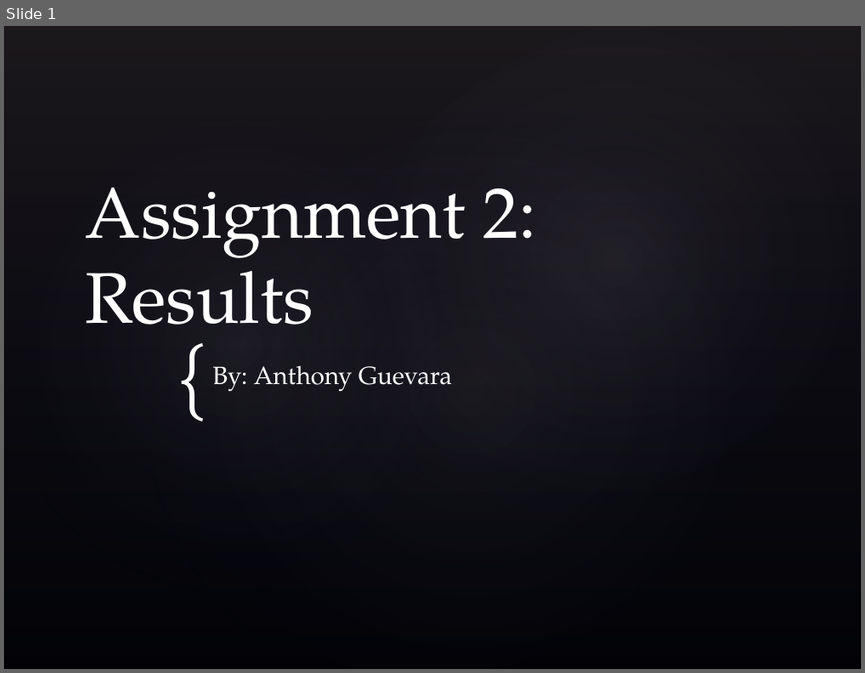
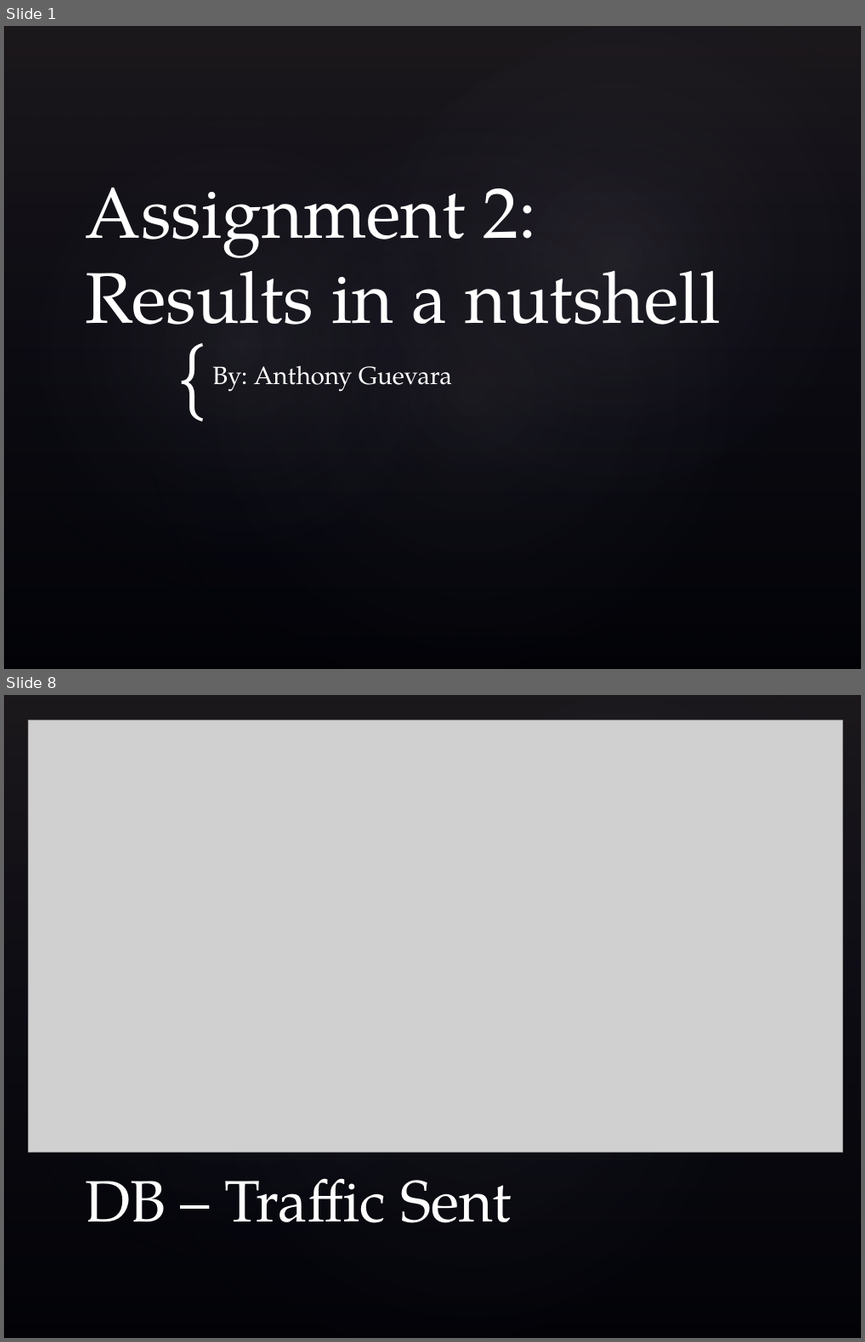
Before and after one commit to zuphu/GriffithUniversity_2014, a slide deck: Network Security/assignments/assignment2/presentation/Presentation.pptx. Shown one above the other, each under a label of ours: slide 1 before the commit, slides 1 and 8 after it; the slides between them are not shown. The pictures are 865x673 and 865x1342 pixels, drawn with LibreOffice and Linux fonts; fonts in the diff are those of the drawing; grey boxes stand for pictures; background and template pictures are left out. Boxes give left, top, right and bottom in pixels: in the first picture for what was removed or moved away, otherwise in the second. Text is boxed around its words. In the diff, an @@ line names an element or a change of style, - is before the commit and + after.

```diff
--- a/Network Security/assignments/assignment2/presentation/Presentation.pptx
+++ b/Network Security/assignments/assignment2/presentation/Presentation.pptx
@@ slide 8 added at [4,695,861,1338], background picture (left out); not listed: 4 template elements that a slide beside it also shows @@
@@ picture added at [29,720,843,1151] @@
@@ title added at [86,1178,511,1223], 49 pt, text #FFFFFF @@
+DB – Traffic Sent
@@ slide 1 changed as well @@
@@ title at [86,188,721,350]: text changed @@
-Assignment 2: Results
+Assignment 2: Results in a nutshell
```
Also in this commit, not shown: 15 other slides added, 1 slide removed.
